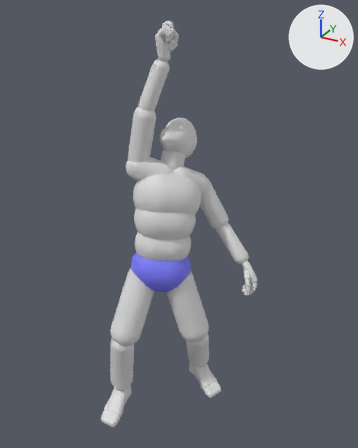
Before and after pictures for a commit that changed the FBX model ContentSources/Blender/ExportedFbx/SkeletalMesh/Als/Anim/A_Als_PistolOneHanded_Aim.fbx.
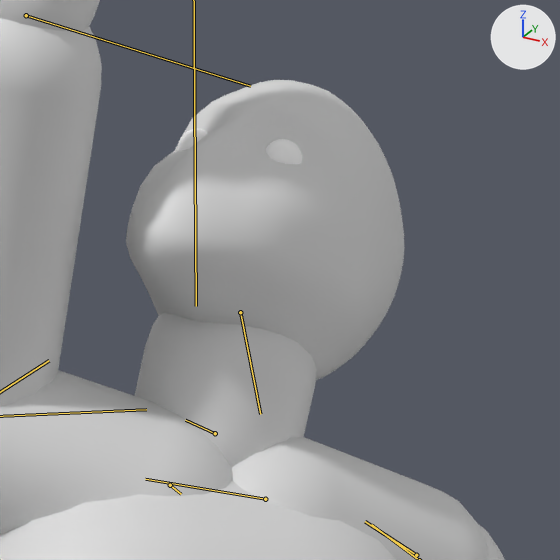
Each version is shown whole from a 50 mm lens placed at (1.32, -2.18, 2.3), pointed at (0.11, 0.01, 1.21), then close up on the part from 40% to 61% of the width and 24% to 41% of the height. The axes (+X, +Y, +Z) are drawn at upper right. The lights are the same throughout. Both versions are drawn at frame 2 of the action 'Scene'; the numbers are the values there. The bones that bend it are drawn over the model as lines in the close-ups.

Names of what the first close-up shows: 'SKM_Als'.
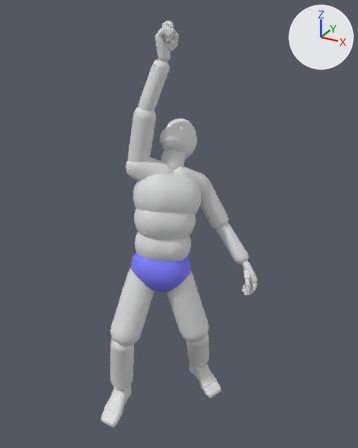
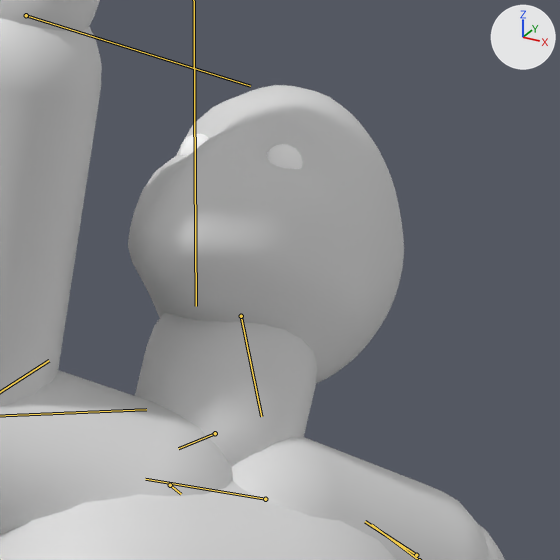
The change in detail:
Bone 'spine_01' (bone_spine_01) turns from (6, -1, -6) to (4, -1, -6) degrees about its own x, y and z.
Bone 'spine_02' (bone_spine_02) turns from (6, 3, 0) to (10, 3, 0) degrees about its own x, y and z.
Bone 'spine_03' (bone_spine_03) turns from (6, 1, 11) to (4, 1, 11) degrees about its own x, y and z.
Bone 'neck_01' (bone_neck_01) turns from (-1, 2, 8) to (0, 7, 22) degrees about its own x, y and z.
Bone 'head' (bone_head) turns from (-32, 31, 32) to (-36, 28, 16) degrees about its own x, y and z.

Pixel boxes (x1, y1, x2, y2) of what changed, in the close-ups (560 x 560 px):
'SKM_Als', posed
    both: (0, 0, 505, 560)
bone 'neck_01', root to tip
    before: (215, 433) to (185, 420)
    after: (215, 433) to (178, 448)
bone 'head', root to tip
    before: (240, 312) to (260, 414)
    after: (241, 316) to (261, 416)
